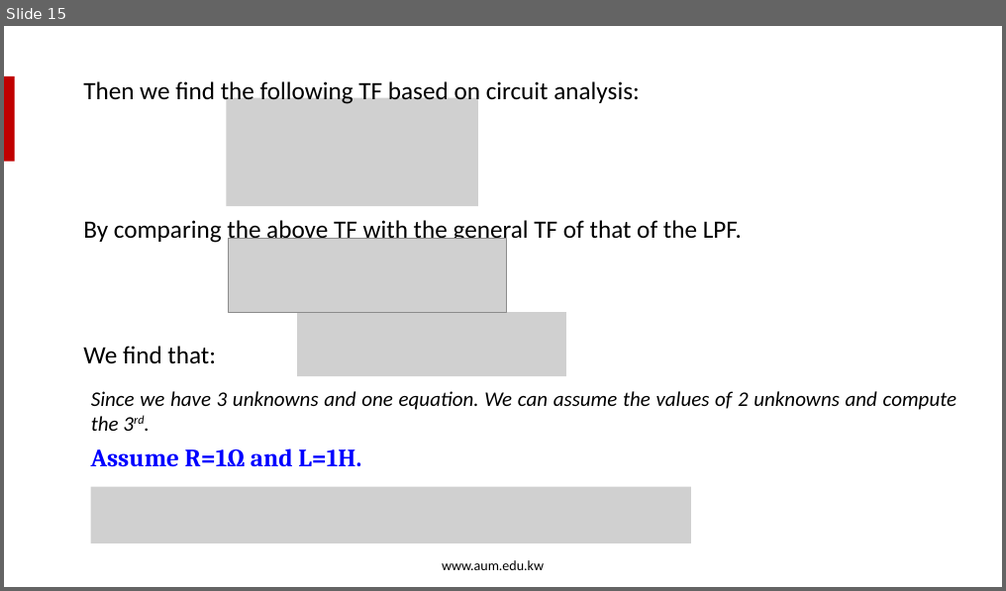
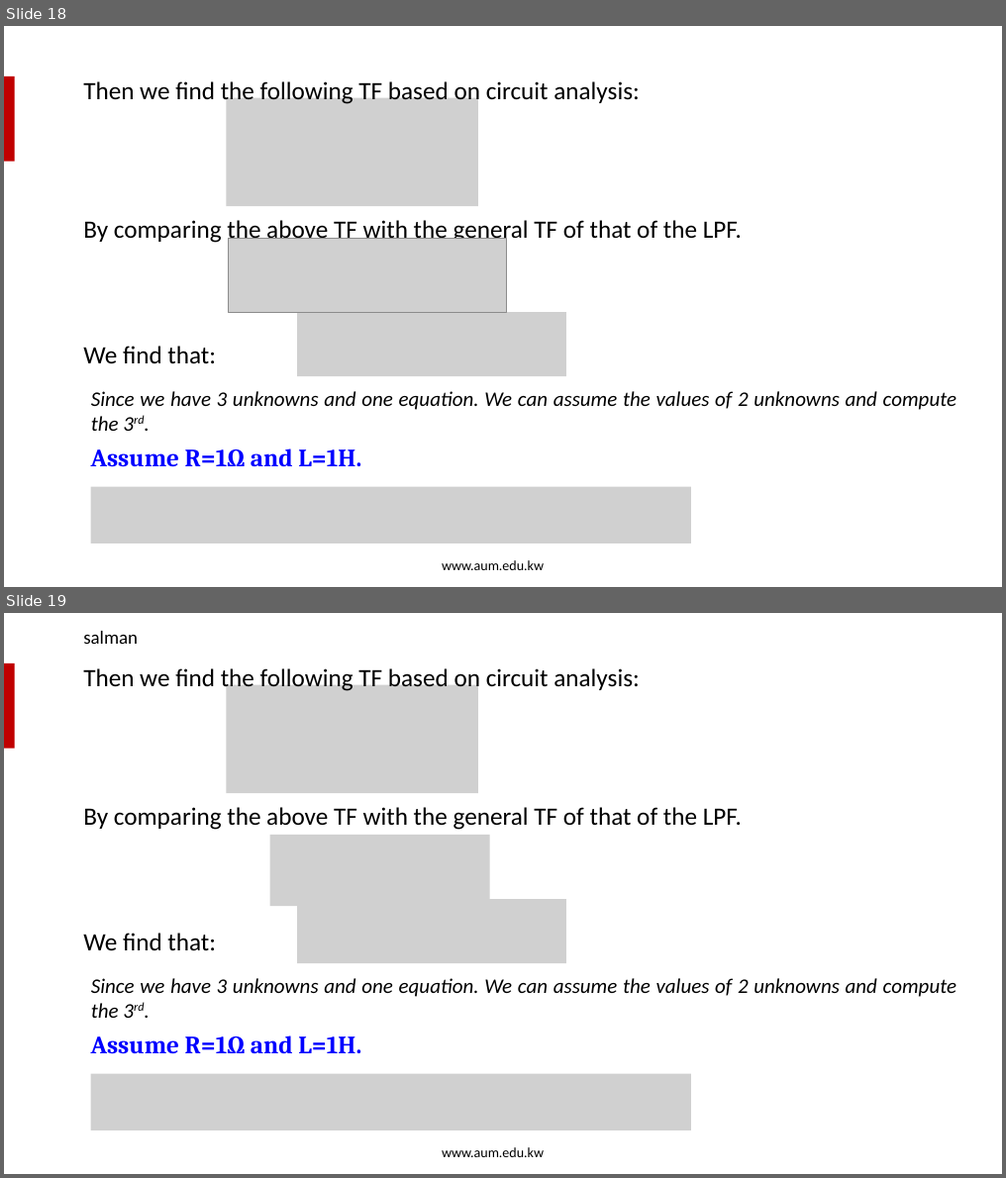
Before and after one commit to salmanrazzaq1993/AUM-WORK, a slide deck: PP WORK/Instructor Version/Week 6/Week 6 Lecture 2 - Filters part A.pptx. Shown one above the other, each under a label of ours: slide 15 before the commit, slides 18 and 19 after it. The pictures are 1006x591 and 1006x1178 pixels, drawn with LibreOffice and Linux fonts; fonts in the diff are those of the drawing; grey boxes stand for pictures; background and template pictures are left out. Boxes give left, top, right and bottom in pixels: in the first picture for what was removed or moved away, otherwise in the second. Text is boxed around its words. In the diff, an @@ line names an element or a change of style, - is before the commit and + after.

```diff
--- a/PP WORK/Instructor Version/Week 6/Week 6 Lecture 2 - Filters part A.pptx
+++ b/PP WORK/Instructor Version/Week 6/Week 6 Lecture 2 - Filters part A.pptx
@@ slide 19 added at (4,613,1002,1174), background picture (left out); not listed: 2 template elements that a slide beside it also shows @@
@@ text added at (83,631,138,644), 18 pt, text #000000 @@
+salman
@@ text added at (83,666,640,691), 24 pt, text #000000 @@
+Then we find the following TF based on circuit analysis:
@@ picture added at (227,685,478,793) @@
@@ text added at (83,807,742,830), 24 pt, text #000000 @@
+By comparing the above TF with the general TF of that of the LPF.
@@ picture added at (269,835,490,906) @@
@@ picture added at (297,899,567,963) @@
@@ text added at (83,933,216,952), 24 pt, text #000000 @@
+We find that:
@@ text added at (91,978,957,1018), 20 pt, text #000000, italic @@
+Since we have 3 unknowns and one equation. We can assume the values of 2 unknowns and compute the 3rd.
@@ text added at (91,1036,361,1055), 24 pt, text #0000FF, bold @@
+Assume R=1Ω and L=1H.
@@ picture added at (91,1074,691,1131) @@
@@ what was slide 15 is now slide 18 @@
```
Also in this commit, not shown: 16 slides changed, 3 other slides added.
